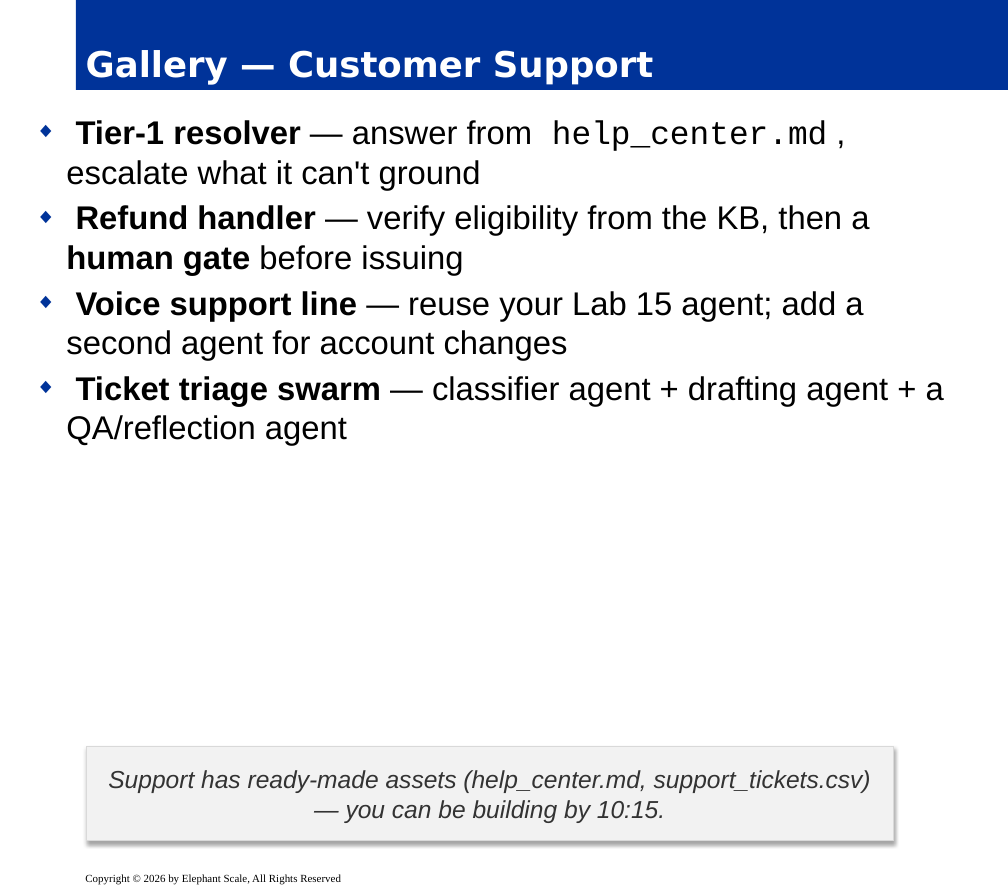
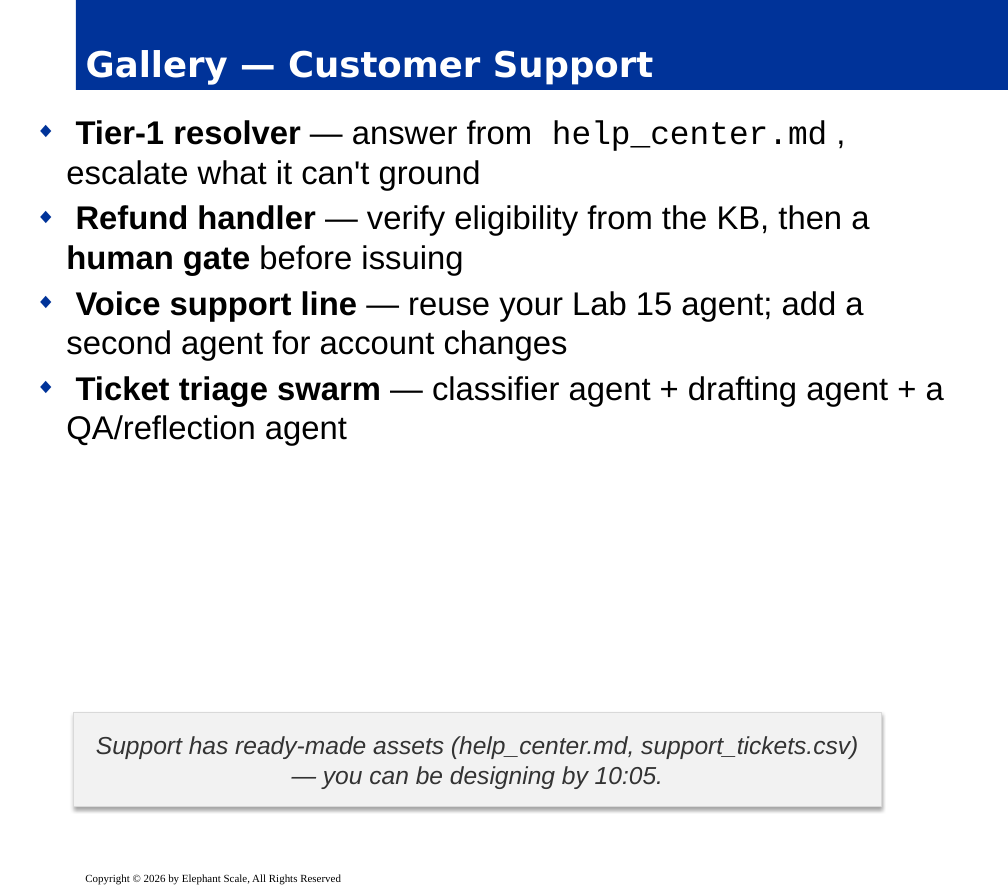
Before and after one commit to elephantscale/Building-Agentic-AI, a slide deck: slide 15 of slides/release/14-capstone.pptx (slide 13 before the commit). Drawn at 1008x892 pixels with LibreOffice and Linux fonts; fonts in the diff are those of the drawing; background and template pictures are left out. Boxes give left, top, right and bottom in pixels: in the first picture for what was removed or moved away, otherwise in the second. Text is boxed around its words. In the diff, an @@ line names an element or a change of style, - is before the commit and + after.

```diff
--- a/slides/release/14-capstone.pptx
+++ b/slides/release/14-capstone.pptx
@@ rectangle "Support has ready-made assets (help_center.md, ..." moved from (x1=87, y1=747, x2=894, y2=842) to (x1=74, y1=713, x2=881, y2=807) @@
@@ text in rectangle at (x1=96, y1=736, x2=858, y2=789): text changed @@
-Support has ready-made assets (help_center.md, support_tickets.csv) — you can be building by 10:15.
+Support has ready-made assets (help_center.md, support_tickets.csv) — you can be designing by 10:05.
```
Also in this commit, not shown: 9 other slides changed, 5 slides added, 3 slides removed.
